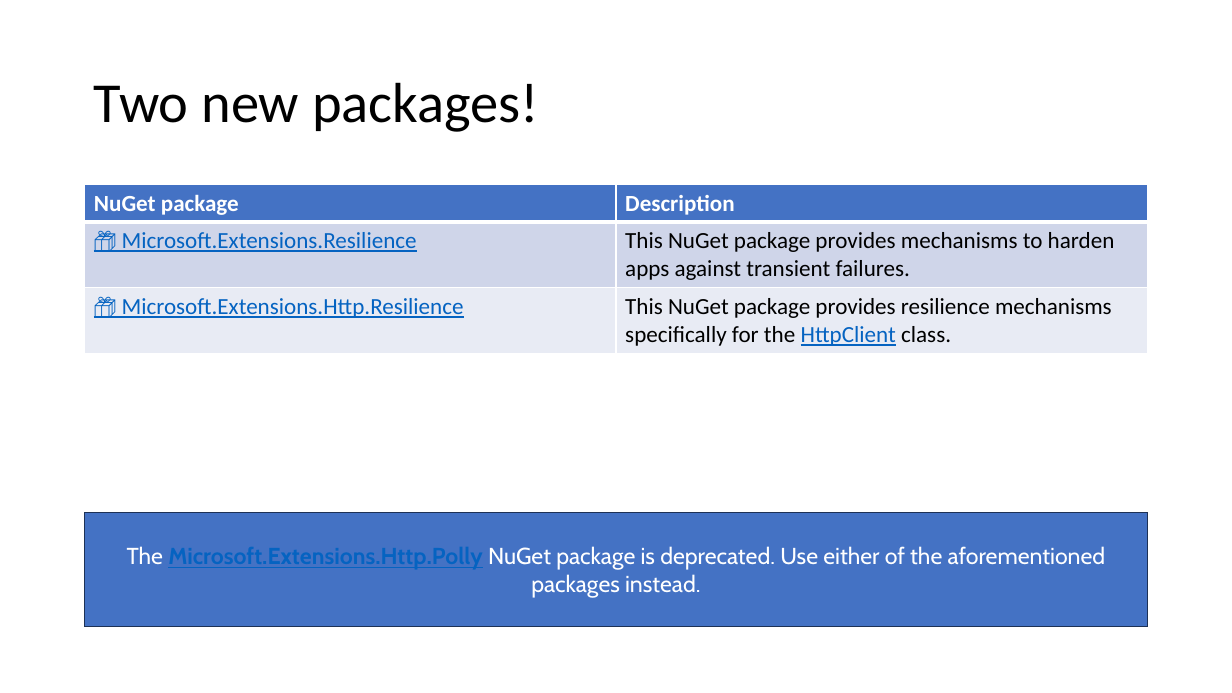
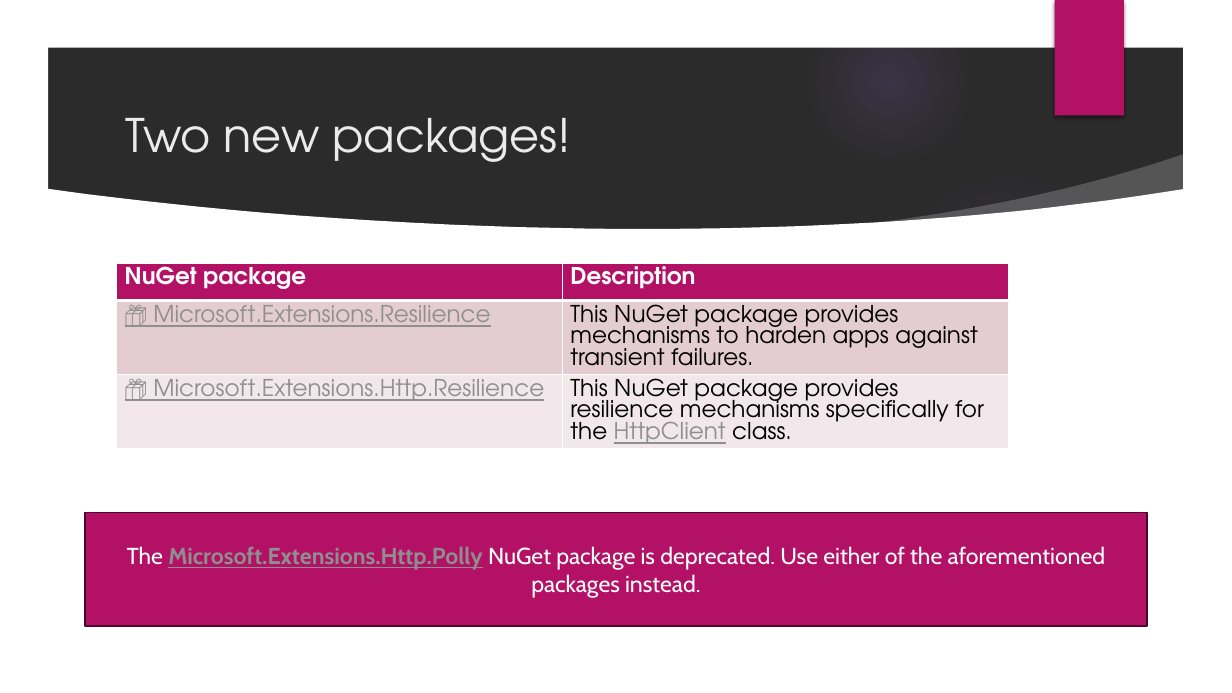
Before and after one commit to willvelida/talks, a slide deck: slide 10 of whats-new-cloud-native-dev-dotnet8/slide_deck.pptx. Drawn at 1232x693 pixels with LibreOffice and Linux fonts; fonts in the diff are those of the drawing; background and template pictures are left out; a plain dark background stands for a picture behind light text. Boxes give left, top, right and bottom in pixels: in the first picture for what was removed or moved away, otherwise in the second. Text is boxed around its words. In the diff, an @@ line names an element or a change of style, - is before the commit and + after.

```diff
--- a/whats-new-cloud-native-dev-dotnet8/slide_deck.pptx
+++ b/whats-new-cloud-native-dev-dotnet8/slide_deck.pptx
@@ background #FFFFFF to picture (left out) @@
@@ group added at bbox=[0, 0, 1232, 693]: 5 ellipses, 3 freeform shapes @@
@@ rectangle added at bbox=[1055, 0, 1124, 116], fill #B31166 @@
@@ title "Two new packages!": place and size @@
-title "Two new packages!" at bbox=[94, 82, 539, 132]
+title "Two new packages!" at bbox=[126, 118, 571, 162]
@@ title "Two new packages!" at bbox=[126, 118, 571, 162]: size 44 to 36 pt, font Calibri to TeX Gyre Adventor, text colour #000000 to #EBEBEB; line spacing 0.9 to 1 @@
@@ table at bbox=[116, 263, 1009, 486] @@
@@ fill #4472C4 to #B31166 in row 1 @@
@@ fill #CFD5EA to #E5CCD3 in row 2 @@
@@ fill #E9EBF5 to #F2E7EA in row 3 @@
@@ font Calibri to TeX Gyre Adventor @@
@@ text colour #0563C1 to #8F8F8F in "📦 Microsoft.Extensions.Resilience", "📦 Microsoft.Extensions.Http.Resilience", "HttpClient" @@
@@ table: place and size @@
-table at bbox=[85, 185, 1148, 352]
+table at bbox=[116, 263, 1009, 486]
@@ rectangle "The Microsoft.Extensions.Http.Polly NuGet package is ..." at bbox=[85, 513, 1148, 627]: text colour #0563C1 to #8F8F8F in "Microsoft.Extensions.Http.Polly"; fill #4472C4 to #B31166; outline #1E3256 1 pt to #4E072D 1.5 pt @@
```
Also in this commit, not shown: 17 other slides changed, 8 slides added, 4 other files.
